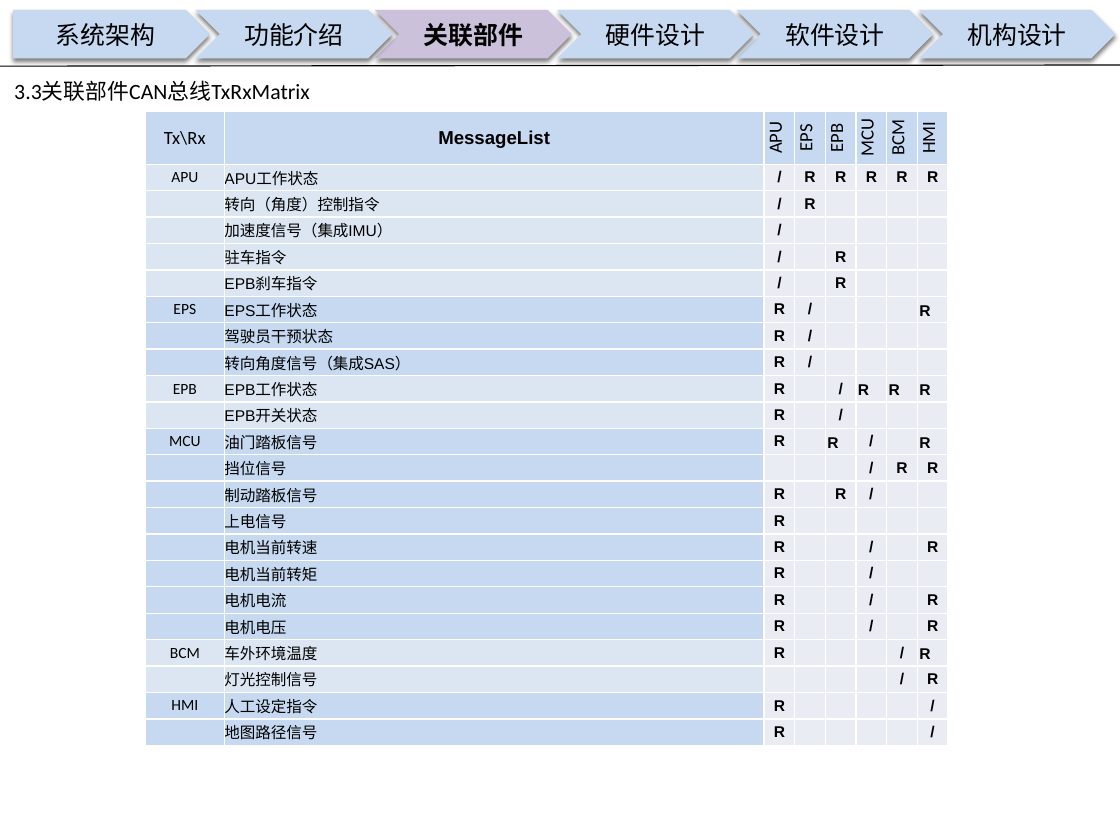
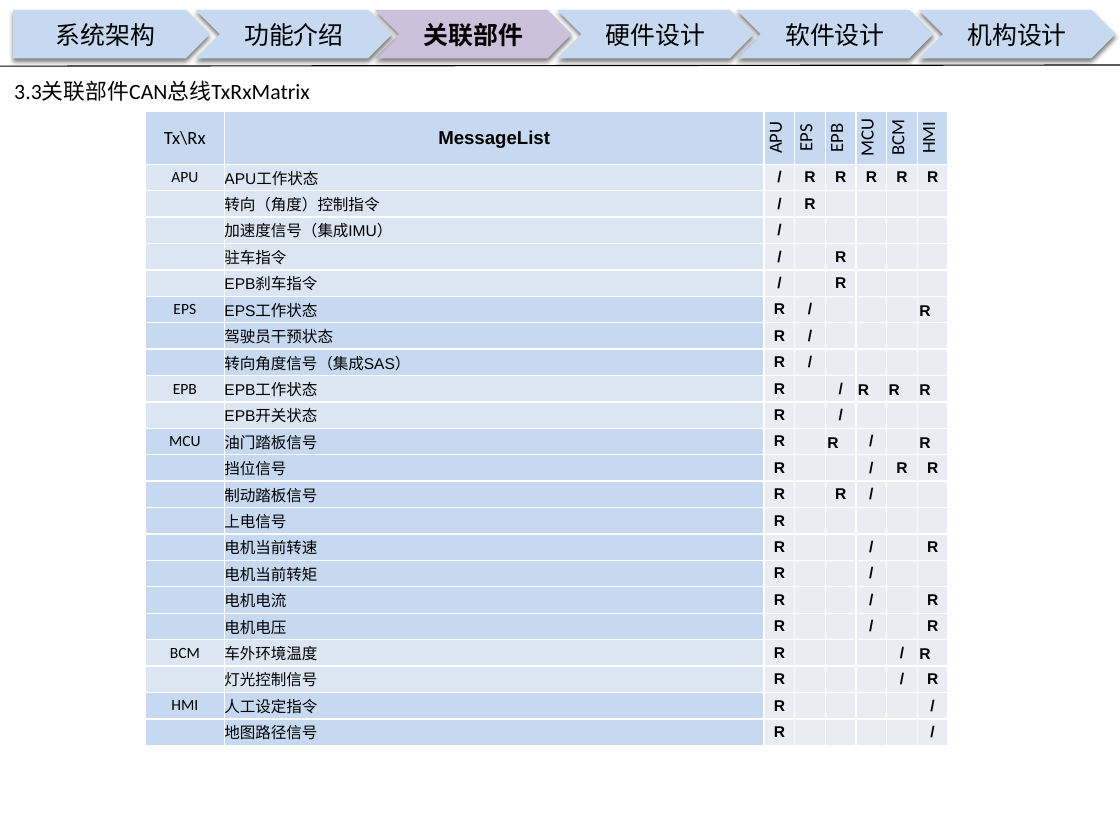
Before and after one commit to guruquan887/VAD01, a slide deck: slide 9 of 01需求分析/docs/specs/00APU设计构想书-VAD01-20180322.pptx. Drawn at 1120x840 pixels with LibreOffice and Linux fonts; fonts in the diff are those of the drawing; background and template pictures are left out. Boxes give left, top, right and bottom in pixels: in the first picture for what was removed or moved away, otherwise in the second. Text is boxed around its words. In the diff, an @@ line names an element or a change of style, - is before the commit and + after.

```diff
--- a/01需求分析/docs/specs/00APU设计构想书-VAD01-20180322.pptx
+++ b/01需求分析/docs/specs/00APU设计构想书-VAD01-20180322.pptx
@@ table at (146,111,946,748) @@
-row 13, column 3: 
+row 13, column 3: R
-row 21, column 3: 
+row 21, column 3: R
```
Also in this commit, not shown: 2 other files.
